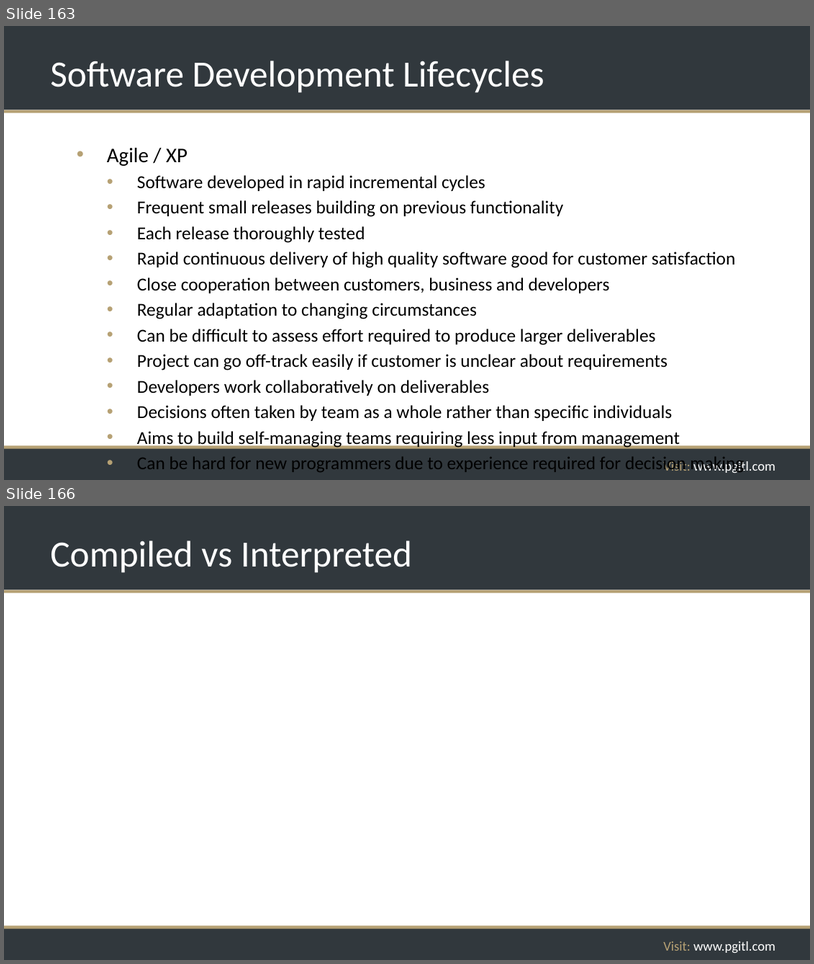
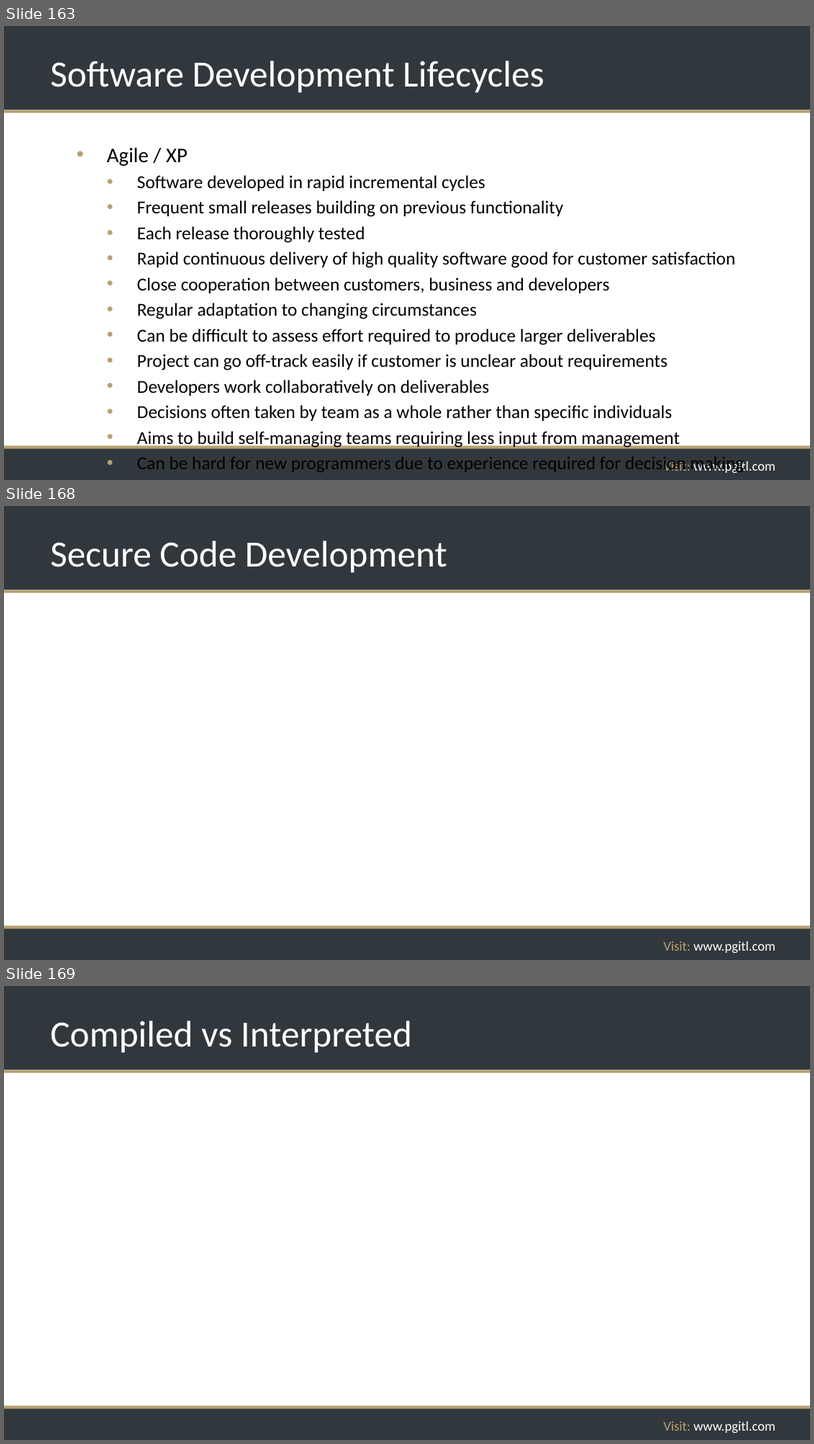
Before and after one commit to rikkouri/project-a, a slide deck: Programming Foundations.pptx. Shown one above the other, each under a label of ours: slides 163 and 166 before the commit, slides 163, 168 and 169 after it; the slides between them are not shown. The pictures are 814x964 and 814x1444 pixels, drawn with LibreOffice and Linux fonts; fonts in the diff are those of the drawing; background and template pictures are left out. Boxes give left, top, right and bottom in pixels: in the first picture for what was removed or moved away, otherwise in the second. Text is boxed around its words. In the diff, an @@ line names an element or a change of style, - is before the commit and + after.

```diff
--- a/Programming Foundations.pptx
+++ b/Programming Foundations.pptx
@@ slide 168 added at bbox=[4, 506, 810, 960], background #FFFFFF; not listed: 5 template elements that a slide beside it also shows @@
@@ title added at bbox=[50, 541, 448, 573], 44 pt, text #FFFFFF @@
+Secure Code Development
@@ what was slide 166 is now slide 169 @@
```
Also in this commit, not shown: 2 slides changed, 2 other slides added.
